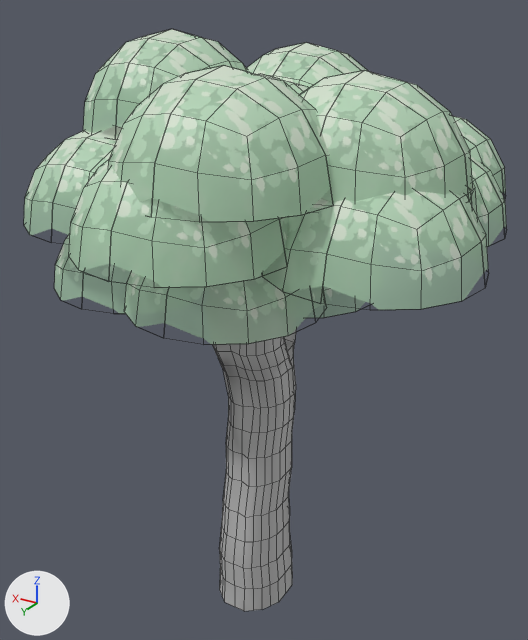
The FBX model SPM/Assets/Meshes/TreewithLeaves.fbx as it was, and as the next commit left it.
The view is the same before and after, from a 50 mm camera at (-11.4, 18.4, 20.0) aimed at (0.0, -0.5, 10.5). The axes (+X, +Y, +Z) are drawn at lower left. The lights are the same throughout. Mesh edges are drawn as thin lines. Where no turn or scale is listed for an object, it has been applied to the vertices.

Names of what the first picture shows: 'Mesh_TreeAndLeaves'.
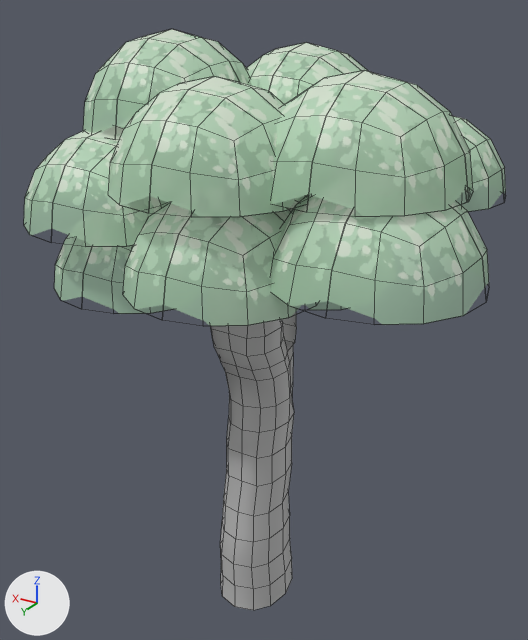
Changed parts and their boxes [x1, y1, x2, y2] in the pictures (528 x 640 px; the box of a moved part takes in the faces that stretch with it):
'Mesh_TreeAndLeaves', reshaped
    before: [24, 29, 507, 611]
    after: [24, 29, 506, 610]
part 1 of me_mesh, moved or reshaped
    before: [108, 66, 331, 222]
    after: [108, 77, 300, 217]
part 2 of me_mesh, moved or reshaped
    before: [69, 160, 289, 288]
    after: [123, 203, 302, 326]
part 3 of me_mesh, moved or reshaped
    before: [306, 286, 365, 318]
    after: [288, 201, 347, 310]
part 4 of me_mesh, moved or reshaped
    before: [262, 191, 488, 310]
    after: [271, 195, 489, 325]
part 5 of me_mesh, deleted
    before: [463, 182, 477, 216]
part 6 of me_mesh, deleted
    before: [471, 157, 507, 247]
part 7 of me_mesh, cut back
    before: [124, 74, 326, 611]

The change, as a diff of the scene's bpy script:
```diff
--- a/SPM/Assets/Meshes/TreewithLeaves.fbx.py
+++ b/SPM/Assets/Meshes/TreewithLeaves.fbx.py
@@ me_mesh @@
 # used by ob_mesh_treeandleaves; location = (0.0, 0.0, 0.0)
-me_mesh.from_pydata(...)  # 3017 vertices, 2761 faces; spans x -7.8..6.4, y -9.1..8.1, z 0.0..19.4
+me_mesh.from_pydata(...)  # 2249 vertices, 2057 faces; spans x -7.8..6.4, y -9.1..6.3, z 0.0..19.4
+# me_mesh part 1: the loose piece of 96 vertices spanning x -5.0..0.3, y 2.3..7.6, z 16.2..18.8 is moved by (1.1, -1.3, -0.4)
+# me_mesh part 2: the loose piece of 96 vertices spanning x -4.2..1.1, y 2.8..8.1, z 14.9..17.5 is moved by (0.2, -1.9, -1.6)
+# me_mesh part 3: the loose piece of 96 vertices spanning x -3.9..1.4, y -3.2..2.1, z 12.0..14.6 is moved by (-0.1, -0.8, 0.0)
+# me_mesh part 4: the loose piece of 96 vertices spanning x -7.8..-2.5, y 0.5..5.8, z 14.4..17.0 is moved by (0.0, -0.3, -0.4)
+# me_mesh part 5: the loose piece of 96 vertices spanning x -6.8..-1.5, y -2.0..3.2, z 14.8..17.4 is deleted
+# me_mesh part 6: the loose piece of 96 vertices spanning x -6.7..-1.5, y -5.7..-0.4, z 13.7..16.3 is deleted
+# me_mesh part 7: 2 vertices moved within x -0.1, y -5.1..-4.9, z 17.4..17.8; 480 vertices removed from x -3.9..1.7, y -5.1..6.2, z 0.0..18.4
 me_mesh.materials.append(mat_tree_leaved_lambert3)
```
